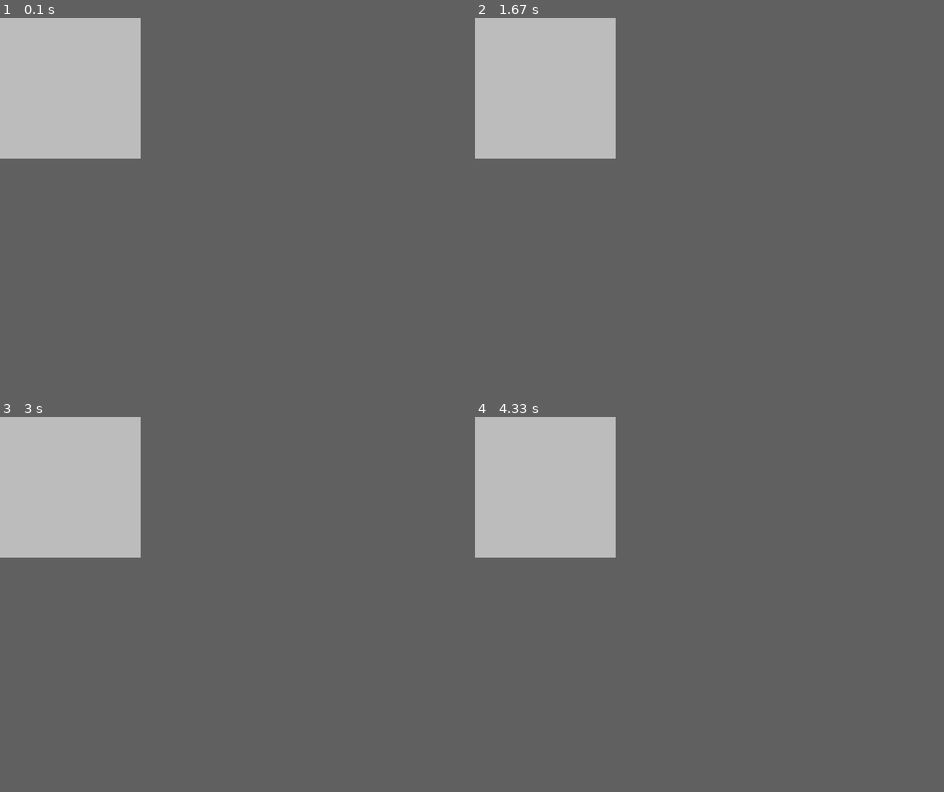
Above: before the commit, frames 1-4 (two rows, left to right).
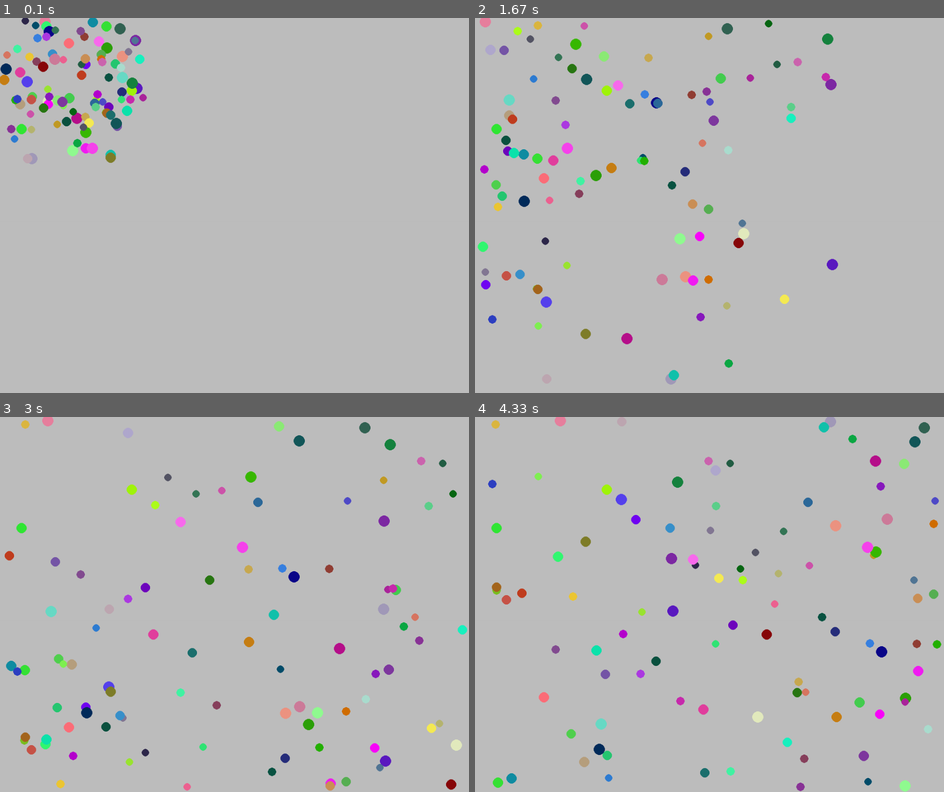
Above: after the commit, the same moments.

Repository: rhit-catapult/pygamestartercode-fisherds
Game: pygame game, started from PartialSolution/05-BouncingBall/BouncingBall.py
Same seed, same stepped clock (60 frames per second), same inputs: the game is played once before the commit and once after it.
Inputs:
- Up to frame 1 (0.1 s): no input
- Up to frame 2 (1.67 s): no input
- Up to frame 3 (3 s): no input
- Up to frame 4 (4.33 s): no input
In our replay, the window is 270x270 before the commit and 900x720 after it. These sizes can differ from the game's own. Grey fills any space a smaller window leaves; there, only what the larger window draws over its background counts as a difference.

The runs differ from the first frame. In frame 1, 3.3% of the frame differs, in the area x 0-32%, y 0-40%; in frame 2, 3.9%; in frame 3, 3.8%; in frame 4, 3.9%, in the area x 2-100%, y 0-100%.

Commit message:
prep for TTT

Diff:
--- a/PartialSolution/05-BouncingBall/BouncingBall.py
+++ b/PartialSolution/05-BouncingBall/BouncingBall.py
@@ -3,21 +3,54 @@
 import random
 
 
-# You will implement this module ENTIRELY ON YOUR OWN!
+class Ball:
 
-# TODO: Create a Ball class.
-# TODO: Possible member variables: screen, color, x, y, radius, speed_x, speed_y
-# TODO: Methods: __init__, draw, move
+    def __init__(self, screen, x, y, color, radius):
+        self.screen = screen
+        self.color = color
+        self.x = x
+        self.y = y
+        self.radius = radius
+        self.speed_x = random.randint(-5, 5)  # Note, it might pick 0, oh well
+        self.speed_y = random.randint(-5, 5)  # Note, it might pick 0, oh well
+
+    def draw(self):
+        pygame.draw.circle(self.screen, self.color, (self.x, self.y), self.radius)
+
+    def move(self):
+        self.x = self.x + self.speed_x
+        self.y = self.y + self.speed_y
+        if self.x + self.radius >= self.screen.get_width():
+            self.speed_x = -self.speed_x
+        if self.y + self.radius >= self.screen.get_height():
+            self.speed_y = -self.speed_y
+        if self.x - self.radius <= 0:
+            self.speed_x = -self.speed_x
+        if self.y - self.radius <= 0:
+            self.speed_y = -self.speed_y
 
 
 def main():
+    demo_with_1_ball_only = False
     pygame.init()
-    screen = pygame.display.set_mode((300, 300))
+    if demo_with_1_ball_only:
+        screen = pygame.display.set_mode((300, 300))
+    else:
+        screen = pygame.display.set_mode((1000, 800))
     pygame.display.set_caption('Bouncing Ball')
+    screen.fill(pygame.Color('gray'))
+
     clock = pygame.time.Clock()
 
-    # TODO: Create an instance of the Ball class called ball1
-
+    if demo_with_1_ball_only:
+        ball = Ball(screen, 70, 70, pygame.Color("green"), 10)
+    else:
+        balls = []
+        for k in range(100):
+            new_ball = Ball(screen, random.randint(10, 290), random.randint(10, 290),
+                            (random.randint(0, 255), random.randint(0, 255), random.randint(0, 255)),
+                            random.randint(8, 12))
+            balls.append(new_ball)
     while True:
         for event in pygame.event.get():
             if event.type == pygame.QUIT:
@@ -26,19 +59,15 @@
         clock.tick(60)
         screen.fill(pygame.Color('gray'))
 
-        # TODO: Move the ball
-        # TODO: Draw the ball
+        if demo_with_1_ball_only:
+            ball.move()
+            ball.draw()
+        else:
+            for ball in balls:
+                ball.move()
+                ball.draw()
 
         pygame.display.update()
 
 
 main()
-
-
-# Optional challenges (if you finish and want do play a bit more):
-#   After you get 1 ball working make a few balls (ball2, ball3, etc) that start in different places.
-#   Make each ball a different color
-#   Make the screen 1000 x 800 to allow your balls more space (what needs to change?)
-#   Make the speed of each ball randomly chosen (1 to 5)
-#   After you get that working try making a list of balls to have 100 balls (use a loop)!
-#   Use random colors for each ball
--- /dev/null
+++ b/Prep/06-TicTacToe/TicTacToe.py
@@ -0,0 +1,130 @@
+import pygame
+import sys
+
+
+# --------------------------- Conversion helper functions ---------------------------
+
+def get_row_col(mouse_pos):
+    """ Converts an (x, y) screen position into a row, col value. """
+    mouse_x = mouse_pos[0]  # Note: a point tuple is now passed into this function.
+    mouse_y = mouse_pos[1]
+    # Note: the top row is row=0 (bottom row=2), left col is col=0 (right col=2)
+    spacing_x = 86 + 8
+    spacing_y = 98 + 5
+    top_y = 50
+    left_x = 50
+    return (mouse_y - top_y) // spacing_y, (mouse_x - left_x) // spacing_x
+
+
+def get_xy_position(row, col):
+    """ Converts a row, col value into an x, y screen position (upper left corner of that location). """
+    spacing_x = 86 + 11
+    spacing_y = 98 + 8
+    top_y = 50
+    left_x = 50
+    return left_x + col * spacing_x, top_y + row * spacing_y
+
+
+# --------------------------- Model Object ---------------------------
+
+
+class Game:
+    def __init__(self):
+        # TODO 5: Create an empty board, called board
+        #         A list that contains 3 lists, each of those lists has 3 "." values.
+        #     - Create a game_state_string set to X's turn
+        #     - Create a turn_counter variable set to 0
+        #     - Create a game_is_over variable set to False
+        pass
+
+    def __repr__(self):
+        """ Returns a string that represents the game. """
+        # TODO 7: Use a "".format() command to create a string to shows the board, turn_counter, and game_state_string
+
+    def take_turn(self, row, col):
+        """Handle the current turn of the player and update board array"""
+        # TODO 8: Check if game_is_over and return from this method (doing nothing) if True
+        # TODO 9: Check if the value for row and col are valid.  Return (doing nothing) if invalid.
+        # TODO 10: Check if the mark at the requested row col is ".".  Return (doing nothing) if it is not "."
+
+        # TODO 11: Determine if it is X's turn or O's turn (even turn_counter means X's turn, odd for O's turn)
+        #     - Modify the board by setting the current row col to an "X" or an "O" as appropriate
+        #     - Update the game_state_string as appropriate "O's Turn" or "X's Turn"
+
+        # TODO 12: Increment the turn_counter
+
+        self.check_for_game_over()
+
+    def check_for_game_over(self):
+        # TODO 18: If the turn_counter is 9 then the game is over
+        #      If >=9 update the game_is_over value and set the game_state_string to "Tie Game"
+        lines = []
+        lines.append(self.board[0][0] + self.board[0][1] + self.board[0][2])
+        lines.append(self.board[1][0] + self.board[1][1] + self.board[1][2])
+        lines.append(self.board[2][0] + self.board[2][1] + self.board[2][2])
+        lines.append(self.board[0][0] + self.board[1][0] + self.board[2][0])
+        lines.append(self.board[0][1] + self.board[1][1] + self.board[2][1])
+        lines.append(self.board[0][2] + self.board[1][2] + self.board[2][2])
+        lines.append(self.board[0][0] + self.board[1][1] + self.board[2][2])
+        lines.append(self.board[0][2] + self.board[1][1] + self.board[2][0])
+
+        # TODO 19: Use the lines list to determine if there is a winner.
+        #    If there is a winner, update the game_state_string, play a sound, and set game_is_over to True.
+
+
+# --------------------------- View Controller ---------------------------
+
+class ViewController:
+
+    def __init__(self, screen):
+        """ Creates the view controller (the Tic-Tac-Toe game you see) """
+        # TODO 4: Initialize the ViewController, as follows:
+        #     - Store the screen.
+        #     - Create the game model object.
+        #     - Create images for the board, X, and O images filenames.
+        #  Use instance variables:   screen game board_image x_image o_image
+        pass
+
+    def check_event(self, event):
+        """ Takes actions as necessary based on the current event. """
+        # TODO 16: If the event is pygame.MOUSEBUTTONUP
+        #     Get the mouse click position (event.pos or pygame.mouse.get_pos())
+        #     Get the row and col values of that position using get_row_col
+        #     Inform the model object about this event
+        # TODO 17: If the event is pygame.KEYDOWN
+        #     Get the pressed_keys
+        #     If the key is pygame.K_SPACE, then reset the game.
+        pass
+
+    def draw(self):
+        """ Draw the board based on the marked store in the board configuration array """
+        # TODO 13: Blit the board_image onto the screen at the x y position of row=0 col=0
+        # TODO 14: Use a nested loop (via range) to go over all marks of the game.board
+        #    If the mark is "X", blit an X image at the x y position of row col
+        #    If the mark is "O", blit an O image at the x y position of row col
+        # TODO 15: Update the display caption to be the game.game_state_string
+        pass
+
+# --------------------------- Controller ---------------------------
+
+
+def main():
+    pygame.init()
+    pygame.mixer.music.load("win.mp3")
+    screen = pygame.display.set_mode((380, 400))
+    # TODO 1: Create an instance of the ViewController class called view_controller
+
+    # TODO 6: Write test code as needed to develop your model object.
+
+    while True:
+        for event in pygame.event.get():
+            if event.type == pygame.QUIT:
+                sys.exit()
+            # TODO 2: Pass the event to the view_controller
+
+        screen.fill(pygame.Color("white"))
+        # TODO 3: Draw the view_controller
+        pygame.display.update()
+
+
+main()
Binary file added: Prep/06-TicTacToe/board.png
Binary file added: Prep/06-TicTacToe/o_mark.png
Binary file added: Prep/06-TicTacToe/x_mark.png
Not shown, added: Prep/06-TicTacToe/win.mp3
